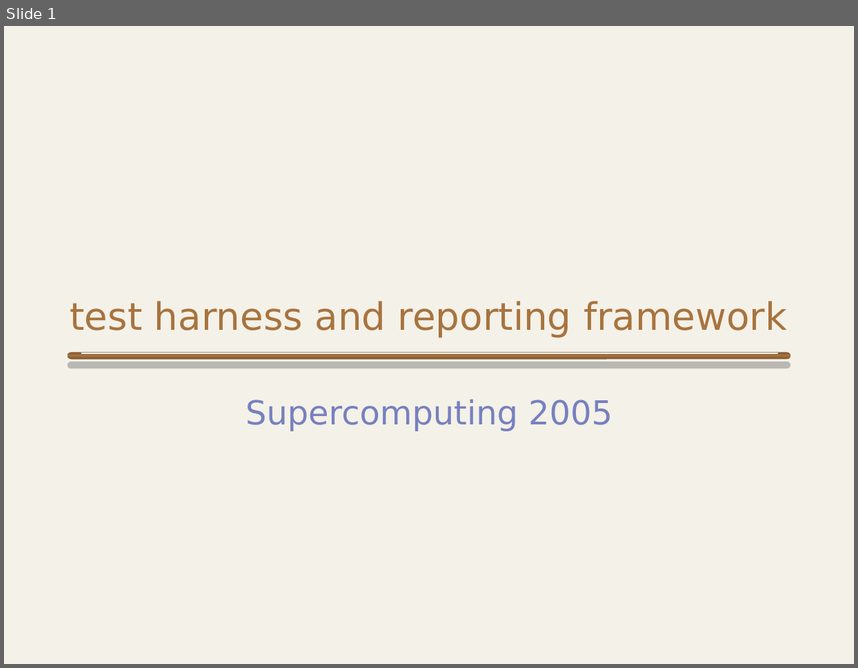
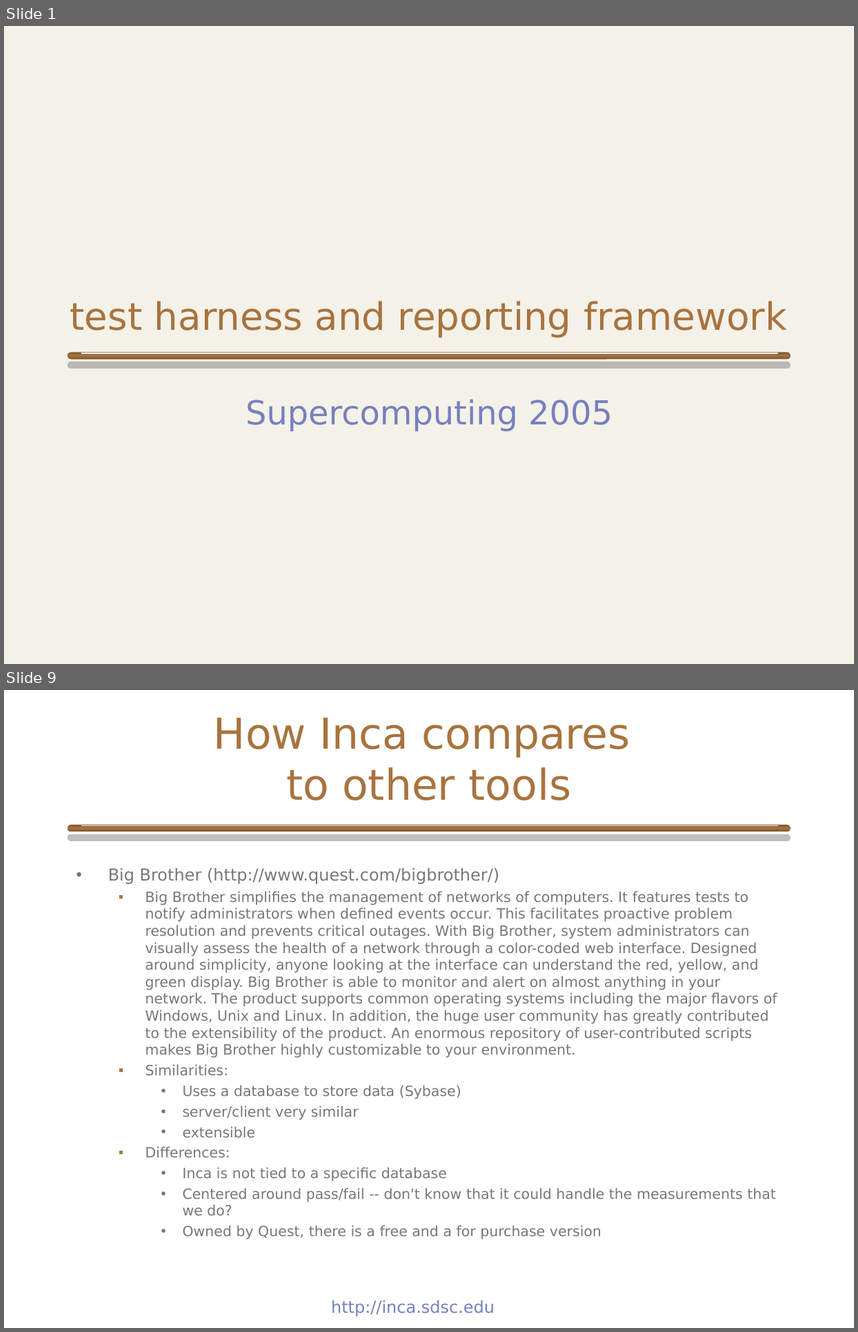
Before and after one commit to IncaProject/inca-xsede, a slide deck: talks/inca_sc05.ppt. Shown one above the other, each under a label of ours: slide 1 before the commit, slides 1 and 9 after it; the slides between them are not shown. The pictures are 858x668 and 858x1332 pixels, drawn with LibreOffice and Linux fonts; fonts in the diff are those of the drawing; background and template pictures are left out. Boxes give left, top, right and bottom in pixels: in the first picture for what was removed or moved away, otherwise in the second. Text is boxed around its words. In the diff, an @@ line names an element or a change of style, - is before the commit and + after.

```diff
--- a/talks/inca_sc05.ppt
+++ b/talks/inca_sc05.ppt
@@ slide 9 added at <box>4,690,854,1328</box>, background #FFFFFF @@
@@ title added at <box>214,718,631,800</box>, 36 pt, text #A8733E @@
+How Inca compares
+to other tools
@@ rounded rectangle added at <box>67,825,791,831</box>, fill gradient #7C542D to #A8733E @@
@@ rounded rectangle added at <box>81,825,778,826</box>, fill gradient #A8733E to #FFFFFF @@
@@ text added at <box>108,868,777,1239</box>, 12 pt, text #777777 @@
+• Big Brother (http://www.quest.com/bigbrother/)
+  ▪ Big Brother simplifies the management of networks of computers. It features tests to notify administrators when defined events occur. This facilitates proactive problem resolution and prevents critical outages. With Big Brother, system administrators can visually assess the health of a network through a color-coded web interface. Designed around simplicity, anyone looking at the interface can understand the red, yellow, and green display. Big Brother is able to monitor and alert on almost anything in your network. The product supports common operating systems including the major flavors of Windows, Unix and Linux. In addition, the huge user community has greatly contributed to the extensibility of the product. An enormous repository of user-contributed scripts makes Big Brother highly customizable to your environment.
+  ▪ Similarities:
+    • Uses a database to store data (Sybase)
+    • server/client very similar
+    • extensible
+  ▪ Differences:
+    • Inca is not tied to a specific database
+    • Centered around pass/fail -- don't know that it could handle the measurements that we do?
+    • Owned by Quest, there is a free and a for purchase version
@@ text added at <box>331,1300,495,1316</box>, 14 pt, text #7780BF @@
+http://inca.sdsc.edu
```
Also in this commit, not shown: 12 slides changed, 1 other slide added.
